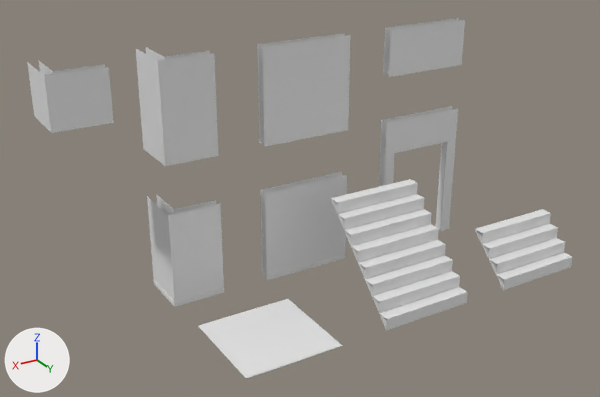
What one commit did to the glTF model levels/train_station_tunnel/art/train_station_tunnel_01_gridmap.glb.
One viewpoint serves both versions: a camera (50 mm lens) standing at (7.4, 13.8, 8.55) and looking at (-0.37, 0.86, 2.08). Every picture has the same lights, and +X, +Y and +Z are marked at lower left. The first picture is the older version. Where no turn or scale is listed for an object, it has been applied to the vertices. Vertices at exactly the same position are counted once.

In view in the first picture: 'corner_air.001', 'corner_air_short.001', 'corner_floor.001', 'doorway.001', 'floor.001', 'stairs.001', 'stairs_short.001', 'wall_air.001', 'wall_air_short.001', 'wall_floor.001'.
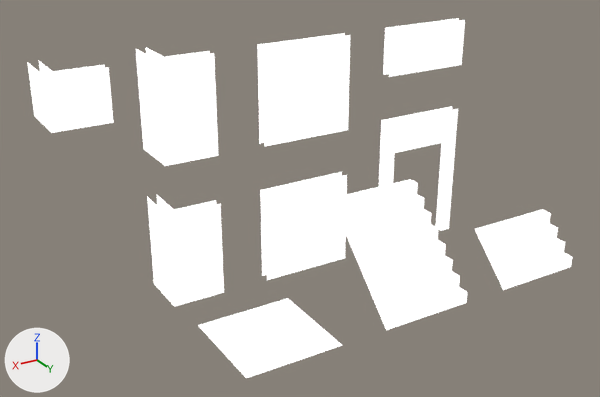
Location of each change, [x1, y1, x2, y2] in pixels of the pictures (600 x 397 px):
'stairs.001', surface changed (lighter)
    both: [331, 179, 467, 330]
'wall_air.001', surface changed (lighter)
    both: [257, 33, 350, 147]
'corner_air.001', surface changed, recoloured (lighter)
    both: [136, 47, 219, 166]
'wall_floor.001', surface changed (lighter)
    both: [260, 172, 347, 280]
'corner_floor.001', surface changed, recoloured (lighter)
    both: [147, 194, 224, 307]
'floor.001', surface changed
    both: [198, 299, 342, 378]
'stairs_short.001', surface changed (lighter)
    both: [475, 209, 573, 290]
'corner_air_short.001', surface changed (lighter)
    both: [27, 61, 114, 133]
'doorway.001', surface changed (lighter)
    both: [379, 106, 458, 231]
'wall_air_short.001', surface changed (lighter)
    both: [383, 18, 465, 77]
part 1 of me_corner_floor_001, added
    after: [147, 194, 224, 307]
part 2 of me_corner_air_001, added
    after: [136, 47, 219, 166]
part 3 of me_doorway_001, added
    after: [436, 109, 458, 227]
part 4 of me_doorway_001, added
    after: [379, 121, 395, 187]
part 5 of me_doorway_001, recoloured (lighter)
    both: [381, 106, 458, 231]
part 6 of me_corner_air_002, reshaped
    both: [27, 62, 114, 133]
part 7 of me_corner_air_002, recoloured (lighter)
    both: [39, 61, 105, 75]

The change, as a diff of the scene's bpy script:
```diff
--- a/levels/train_station_tunnel/art/train_station_tunnel_01_gridmap.glb.py
+++ b/levels/train_station_tunnel/art/train_station_tunnel_01_gridmap.glb.py
@@ mat_train_station_tunnel_tileset_walls_001 @@
 mat_train_station_tunnel_tileset_walls_001.base_color = (0.8, 0.8, 0.8)  # white #e7e7e7
+mat_train_station_tunnel_tileset_walls_001.emission_strength = 1.0
+mat_train_station_tunnel_tileset_walls_001.metallic = 1.0
@@ mat_train_station_tunnel_tileset_floor_001 @@
 mat_train_station_tunnel_tileset_floor_001.base_color = (0.8, 0.8, 0.8)  # white #e7e7e7
+mat_train_station_tunnel_tileset_floor_001.emission_strength = 1.0
+mat_train_station_tunnel_tileset_floor_001.metallic = 1.0
@@ mat_train_station_tunnel_tileset_walls_002 @@
+mat_train_station_tunnel_tileset_walls_002 = bpy.data.materials.new('train_station_tunnel_tileset_walls.002')
+# nodes: BsdfPrincipled, Mix, OutputMaterial, VertexColor
+# colours: white #e7e7e7, mixed with the vertex colours
@@ me_corner_floor_001 @@
 # used by ob_corner_floor_001; location = (2.0, 0.0, 0.0)
-me_corner_floor_001.from_pydata(...)  # 24 vertices, 24 faces; spans x -1.0..0.11, y -1.0..0.11, z 0.0..2.0
-me_corner_floor_001.materials.append(mat_train_station_tunnel_tileset_walls_001)  # white #e7e7e7
+me_corner_floor_001.from_pydata(...)  # 40 vertices, 48 faces; spans x -1.0..0.11, y -1.0..0.11, z 0.0..2.0
+# me_corner_floor_001 part 1: 16 vertices added at x -1.0..0.11, y -1.0..0.11, z 0.0..2.0
+me_corner_floor_001.materials.append(mat_train_station_tunnel_tileset_walls_002)
@@ me_corner_air_001 @@
 # used by ob_corner_air_001; location = (2.0, 0.0, 3.0)
-me_corner_air_001.from_pydata(...)  # 12 vertices, 8 faces; spans x -1.0..0.1, y -1.0..0.1, z 0.0..2.0
-me_corner_air_001.materials.append(mat_train_station_tunnel_tileset_walls_001)  # white #e7e7e7
+me_corner_air_001.from_pydata(...)  # 24 vertices, 24 faces; spans x -1.0..0.1, y -1.0..0.1, z 0.0..2.0
+# me_corner_air_001 part 2: 12 vertices added at x -1.0..0.1, y -1.0..0.1, z 0.0..2.0
+me_corner_air_001.materials.append(mat_train_station_tunnel_tileset_walls_002)
@@ me_doorway_001 @@
 # used by ob_doorway_001; location = (-4.0, 0.0, 0.0)
-me_doorway_001.from_pydata(...)  # 47 vertices, 64 faces; spans x -1.0..1.0, y -0.11..0.11, z 0.0..3.0
+me_doorway_001.from_pydata(...)  # 71 vertices, 100 faces; spans x -1.0..1.0, y -0.11..0.11, z 0.0..3.0
+# me_doorway_001 part 3: 12 vertices added at x -1.0..-0.75, y -0.1..0.1, z 1.0..2.25
+# me_doorway_001 part 4: 12 vertices added at x 0.75..1.0, y -0.1..0.1, z 1.0..2.25
+# me_doorway_001 part 5: 48 faces spanning x -1.0..1.0, y -0.11..0.11, z 0.0..3.0 switch from mat_train_station_tunnel_tileset_walls_001 (white #e7e7e7) to mat_train_station_tunnel_tileset_walls_002
@@ me_corner_air_002 @@
 # used by ob_corner_air_short_001; location = (4.0, 0.0, 4.0)
-me_corner_air_002.from_pydata(...)  # 12 vertices, 8 faces; spans x -1.0..0.1, y -1.0..0.1, z 0.0..1.0
+me_corner_air_002.from_pydata(...)  # 16 vertices, 12 faces; spans x -1.0..0.1, y -1.0..0.1, z 0.0..1.0
+# me_corner_air_002 part 6
+# 4 faces are deleted
+# 4 vertices are added at (0.0, 0.1, 1.0), (0.0, 0.1, 0.0), (0.1, 0.0, 1.0), (0.1, 0.0, 0.0)
+# 8 new faces join them
+# me_corner_air_002 part 7: 4 faces spanning x -1.0..-0.1, y -1.0..-0.1, z 0.0..1.0 switch from mat_train_station_tunnel_tileset_walls_001 (white #e7e7e7) to mat_train_station_tunnel_tileset_walls_002
```
